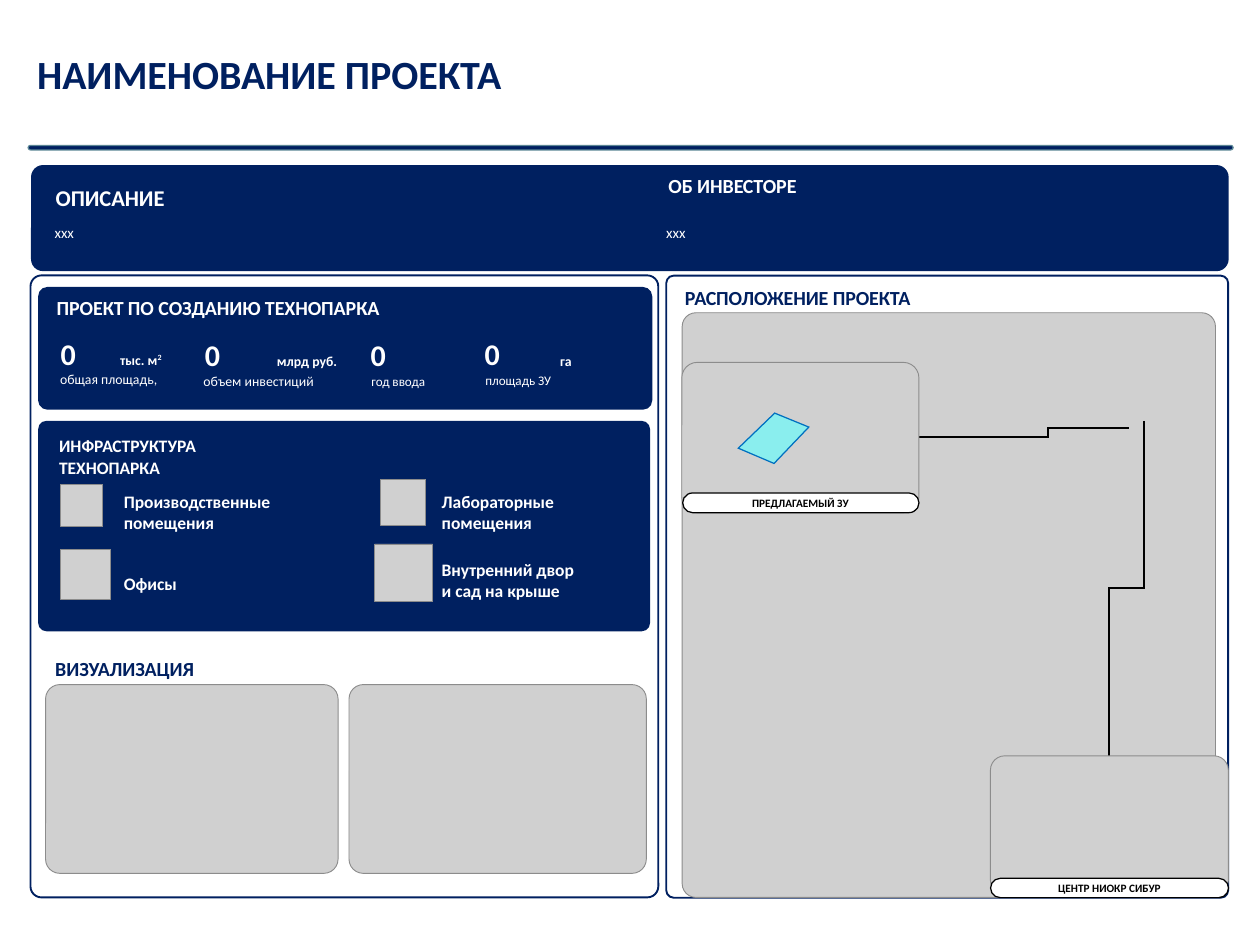
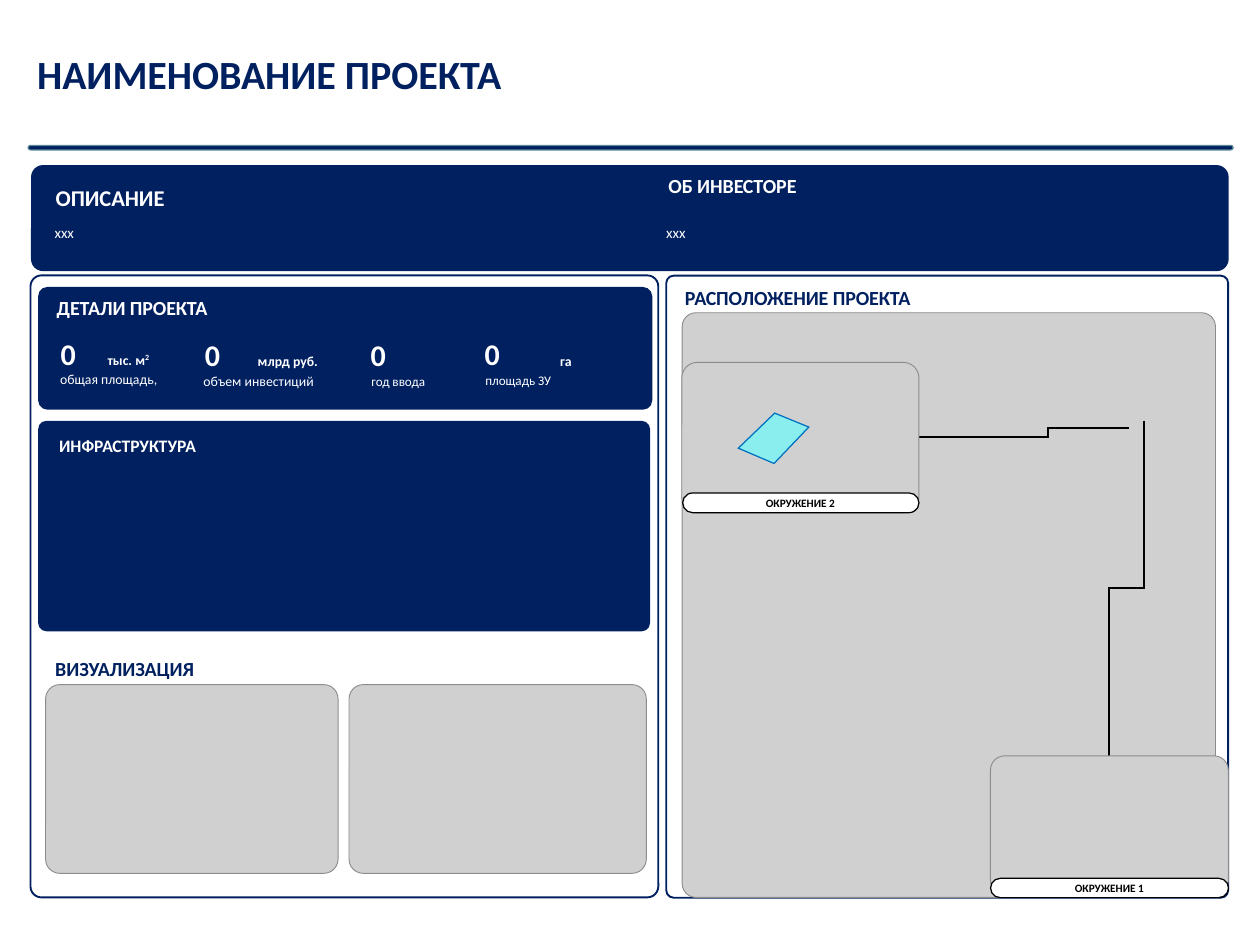
Before and after one commit to AlexanderVoloshok/skolgis-backend, a slide deck: slide 2 of src/assets/slide_sample.pptx. Drawn at 1260x945 pixels with LibreOffice and Linux fonts; fonts in the diff are those of the drawing; grey boxes stand for pictures. Boxes give left, top, right and bottom in pixels: in the first picture for what was removed or moved away, otherwise in the second. Text is boxed around its words. In the diff, an @@ line names an element or a change of style, - is before the commit and + after.

Commit message:
slide fixes

```diff
--- a/src/assets/slide_sample.pptx
+++ b/src/assets/slide_sample.pptx
@@ text at [57,302,208,318]: text changed @@
-ПРОЕКТ ПО СОЗДАНИЮ ТЕХНОПАРКА
+ДЕТАЛИ ПРОЕКТА
@@ text "млрд руб. объем инвестиций" rewrapped from [203,356,337,388] to [203,356,318,388] @@
@@ text at [59,462,160,474]: paragraph removed @@
-ТЕХНОПАРКА
@@ picture removed at [380,479,426,525] @@
@@ picture removed at [60,484,103,526] @@
@@ text removed at [124,496,270,532] @@
-Производственные помещения
@@ text removed at [442,496,554,532] @@
-Лабораторные помещения
@@ text at [766,499,835,507]: text changed @@
-ПРЕДЛАГАЕМЫЙ ЗУ
+ОКРУЖЕНИЕ 2
@@ picture removed at [60,549,111,599] @@
@@ picture removed at [374,544,432,601] @@
@@ text removed at [442,564,573,600] @@
-Внутренний двор
-и сад на крыше
@@ text removed at [124,578,177,593] @@
-Офисы
@@ text at [1075,884,1144,892]: text changed @@
-ЦЕНТР НИОКР СИБУР
+ОКРУЖЕНИЕ 1
```
Also in this commit, not shown: 2 other files.
